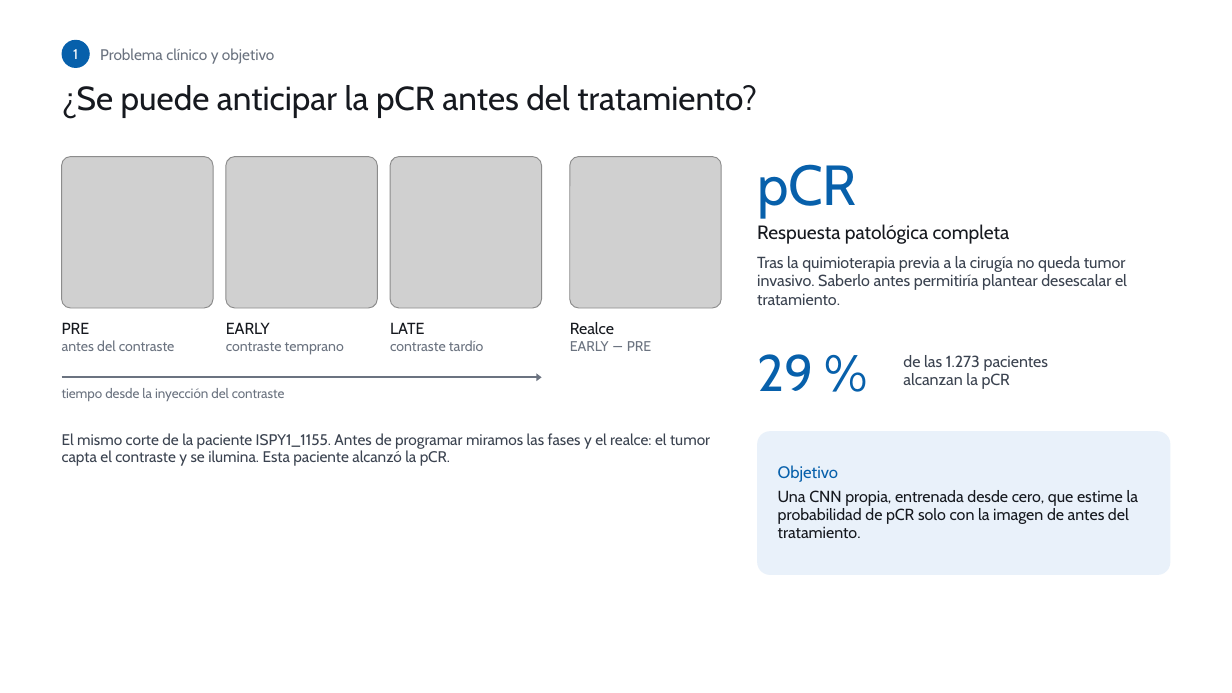
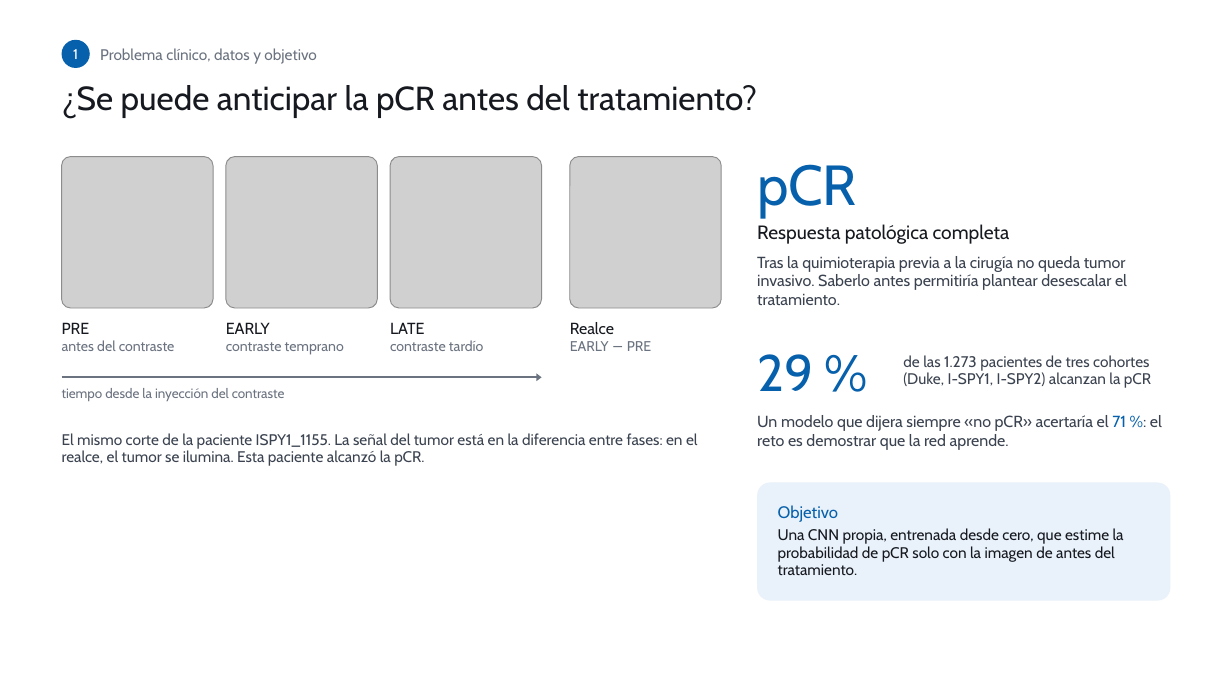
Before and after one commit to PabloJimenezGirardeau/Caso-Cancer-de-mama, a slide deck: slide 2 of presentacion/Presentacion_pCR.pptx. Drawn at 1232x693 pixels with LibreOffice and Linux fonts; fonts in the diff are those of the drawing; grey boxes stand for pictures; background and template pictures are left out. Boxes give left, top, right and bottom in pixels: in the first picture for what was removed or moved away, otherwise in the second. Text is boxed around its words. In the diff, an @@ line names an element or a change of style, - is before the commit and + after.

Commit message:
Presentacion reorganizada: experimentos y de donde sale el umbral en lugar de la diapositiva de datos; notas de unos 5 minutos

```diff
--- a/presentacion/Presentacion_pCR.pptx
+++ b/presentacion/Presentacion_pCR.pptx
@@ text at (100,48,316,64): text changed @@
-Problema clínico y objetivo
+Problema clínico, datos y objetivo
@@ text at (903,355,1151,388): text changed; size 12.5 to 12 pt @@
-de las 1.273 pacientes
-alcanzan la pCR
+de las 1.273 pacientes de tres cohortes (Duke, I-SPY1, I-SPY2) alcanzan la pCR
@@ text added at (757,415,1162,450), 12.5 pt, text #3B4350 @@
+Un modelo que dijera siempre «no pCR» acertaría el 71 %: el reto es demostrar que la red aprende.
@@ text at (62,433,698,466): text changed @@
-El mismo corte de la paciente ISPY1_1155. Antes de programar miramos las fases y el realce: el tumor capta el contraste y se ilumina. Esta paciente alcanzó la pCR.
+El mismo corte de la paciente ISPY1_1155. La señal del tumor está en la diferencia entre fases: en el realce, el tumor se ilumina. Esta paciente alcanzó la pCR.
@@ rounded rectangle: place and size @@
-rounded rectangle at (757,432,1170,576)
+rounded rectangle at (757,482,1170,601)
@@ rounded rectangle at (757,482,1170,601): proportions changed @@
@@ text "Objetivo": place and size @@
-text "Objetivo" at (778,465,1138,538)
+text "Objetivo" at (778,505,1124,575)
@@ text "Objetivo" at (778,505,1124,575): size 12.5 to 12 pt; less space between paragraphs @@
```
Also in this commit, not shown: 2 other slides changed, 1 slide added, 1 slide removed, 3 other files.
